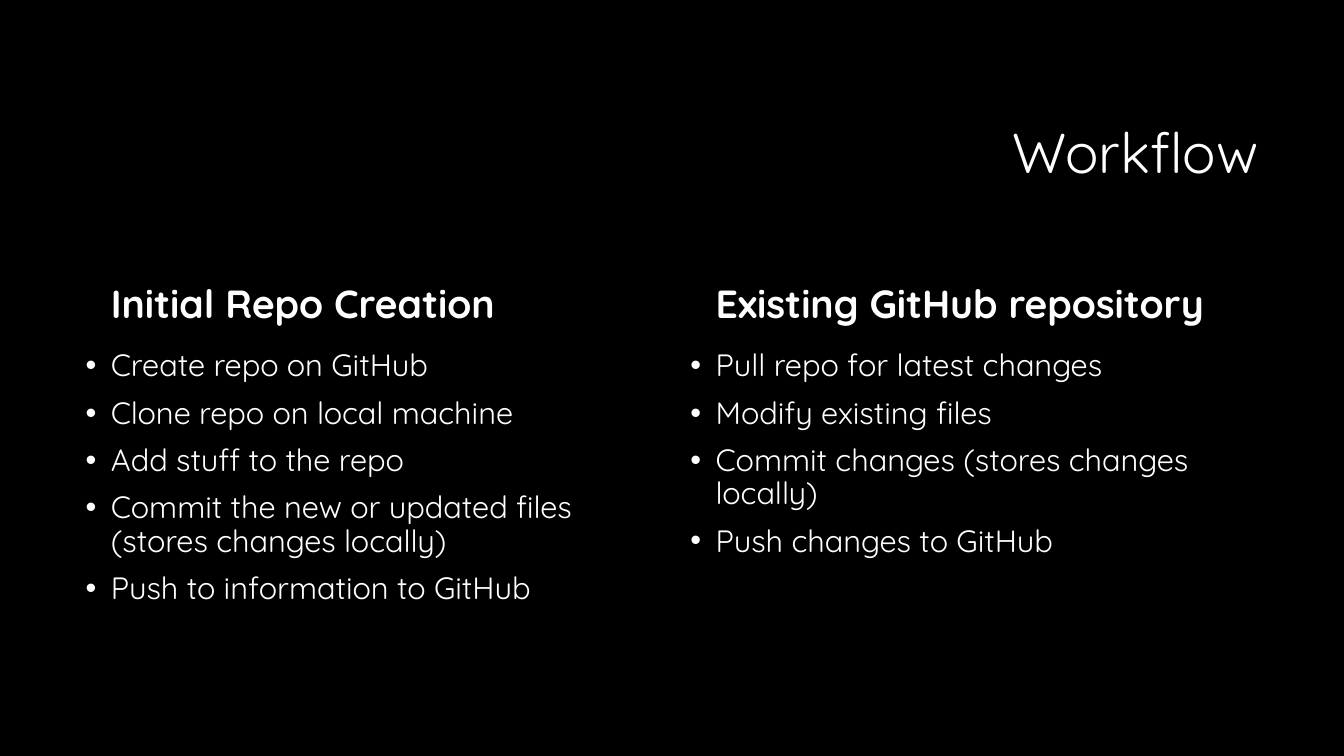
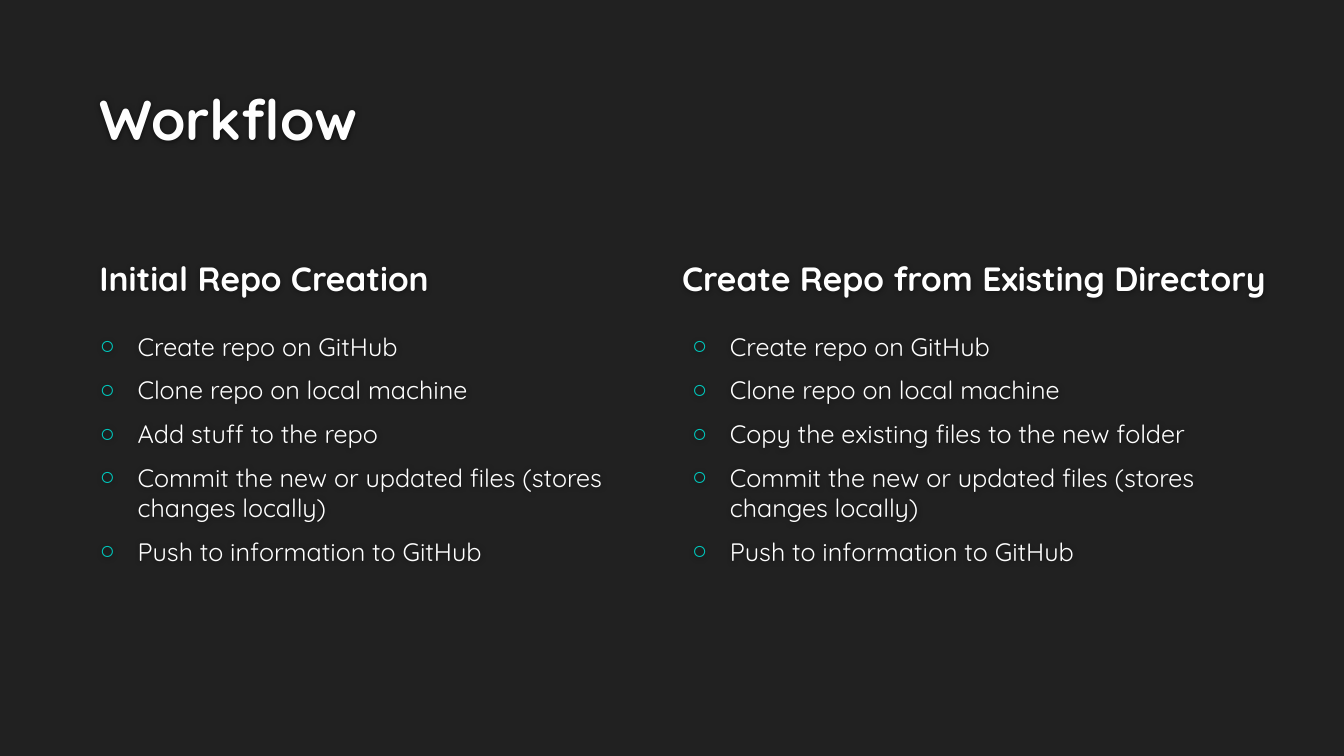
Before and after one commit to smithderek/gitExample, a slide deck: slide 12 of Git and GitHub.pptx (slide 8 before the commit). Drawn at 1344x756 pixels with LibreOffice and Linux fonts; fonts in the diff are those of the drawing; background and template pictures are left out. Boxes give left, top, right and bottom in pixels: in the first picture for what was removed or moved away, otherwise in the second. Text is boxed around its words. In the diff, an @@ line names an element or a change of style, - is before the commit and + after.

```diff
--- a/Git and GitHub.pptx
+++ b/Git and GitHub.pptx
@@ background #000000 to #212121 @@
@@ title "Workflow" moved from (x1=1012, y1=131, x2=1258, y2=174) to (x1=99, y1=98, x2=357, y2=141) @@
@@ title "Workflow" at (x1=99, y1=98, x2=357, y2=141): text colour #FFFFFF to #FEFEFE, bold on; alignment right to left; line spacing 0.9 to 1; vertical alignment middle to bottom @@
@@ text "Initial Repo Creation" moved from (x1=111, y1=289, x2=495, y2=326) to (x1=99, y1=266, x2=429, y2=298) @@
@@ text "Initial Repo Creation" at (x1=99, y1=266, x2=429, y2=298): size 28 to 24 pt; line spacing 0.9 to 1 @@
@@ text at (x1=682, y1=266, x2=1265, y2=298): text changed; size 28 to 24 pt @@
-Existing GitHub repository
+Create Repo from Existing Directory
@@ text "Create repo on GitHub" moved from (x1=111, y1=353, x2=572, y2=600) to (x1=138, y1=337, x2=602, y2=562) @@
@@ text "Create repo on GitHub" at (x1=138, y1=337, x2=602, y2=562): size 22 to 18 pt; bullet • to ○; line spacing 0.9 to 1 @@
@@ text at (x1=730, y1=337, x2=1195, y2=562): text changed; size 22 to 18 pt @@
-• Pull repo for latest changes
-• Modify existing files
-• Commit changes (stores changes locally)
-• Push changes to GitHub
+○ Create repo on GitHub
+○ Clone repo on local machine
+○ Copy the existing files to the new folder
+○ Commit the new or updated files (stores changes locally)
+○ Push to information to GitHub
```
Also in this commit, not shown: 11 other slides changed, 14 slides added, 2 slides removed.
